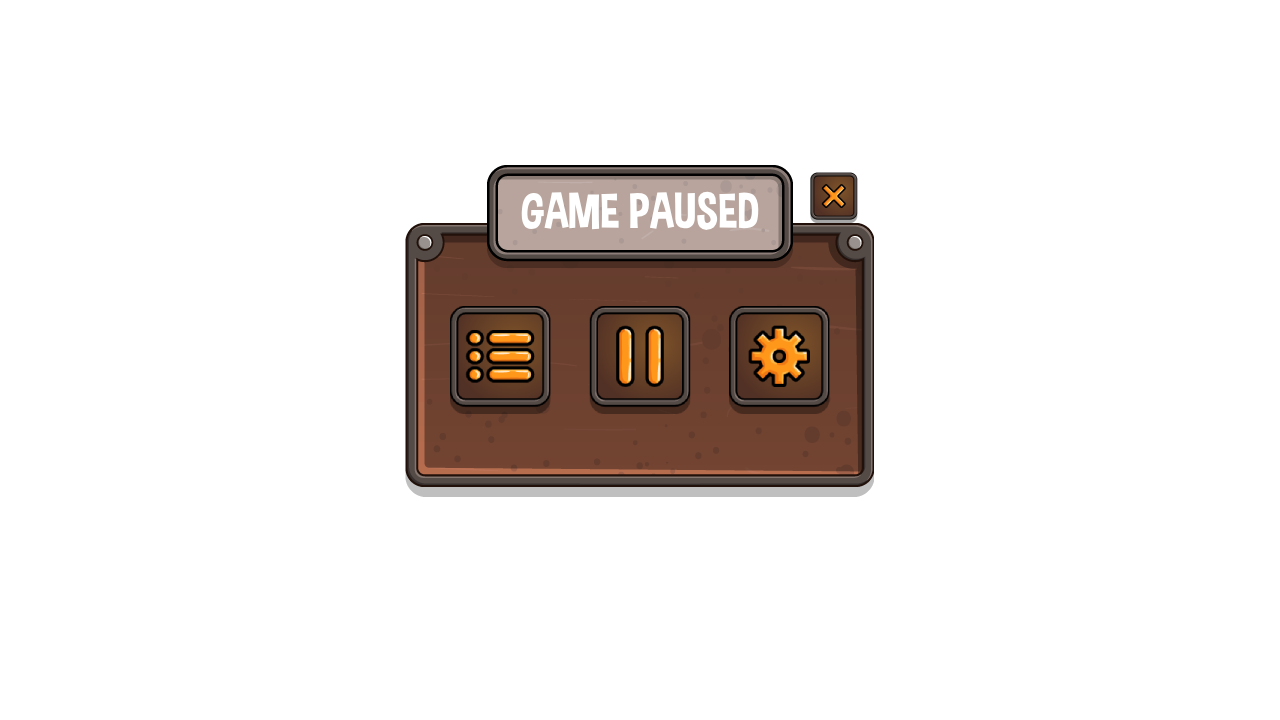
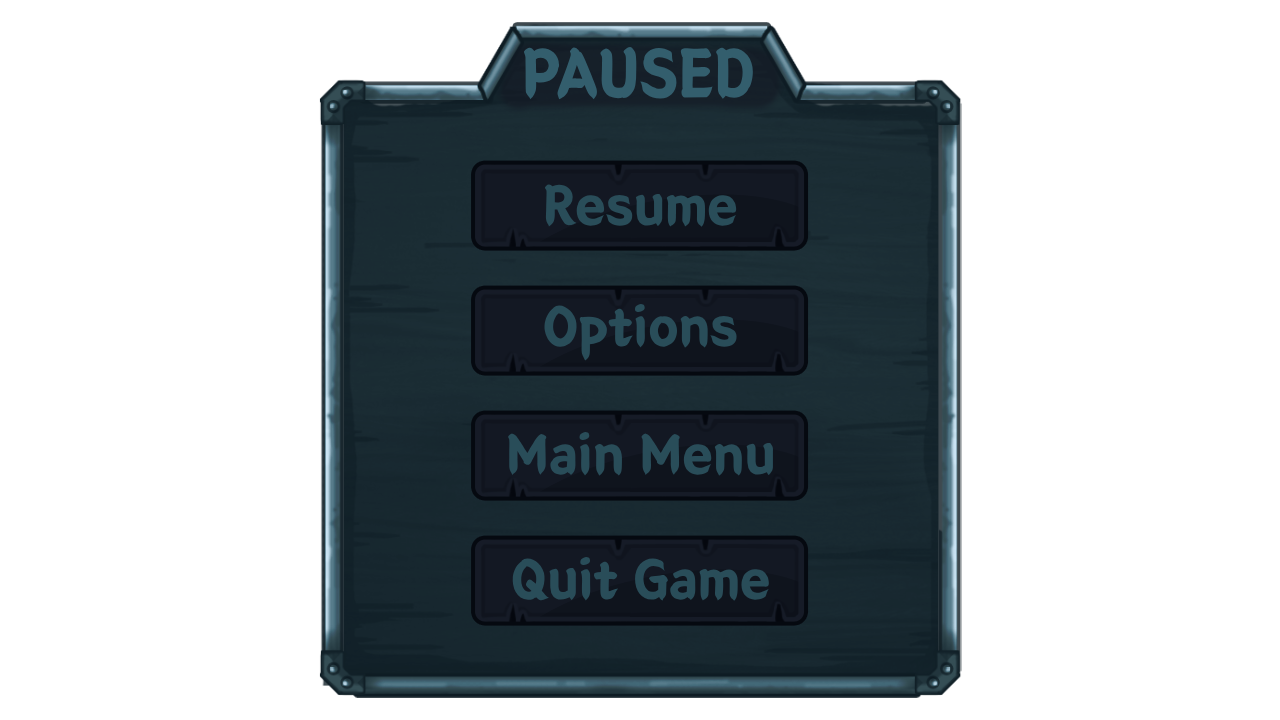
Revision of a layered 1280 x 720 image; what changed, layer by layer:
added layer "Quit Game" above "Large Button copy 2" over [512, 557, 769, 601]
added layer "Large Button copy 2" above "Main Menu" over [471, 535, 809, 626]
added layer "Main Menu" above "Large Button copy 3" over [508, 432, 773, 476]
added layer "Large Button copy 3" above "Options" over [471, 410, 809, 501]
added layer "Options" above "Large Button copy" over [544, 304, 737, 361]
added layer "Large Button copy" above "Resume" over [471, 285, 809, 376]
renamed "GAME PAUSED" to "Resume", painted on it over [521, 184, 759, 230]
removed layer "8" over [729, 306, 830, 414]
removed layer "12" over [589, 306, 691, 414]
removed layer "6" over [450, 306, 551, 414]
removed layer "9" over [810, 172, 858, 223]
removed layer "Title Background" over [487, 165, 793, 268]
added layer "Large Button" above "PAUSED" over [471, 160, 809, 251]
added layer "PAUSED" above "Layer 1" over [524, 47, 753, 100]
added layer "Layer 1" (64%) above "Background" over [491, 35, 788, 118]
painted on "Background" over [319, 22, 962, 698]
